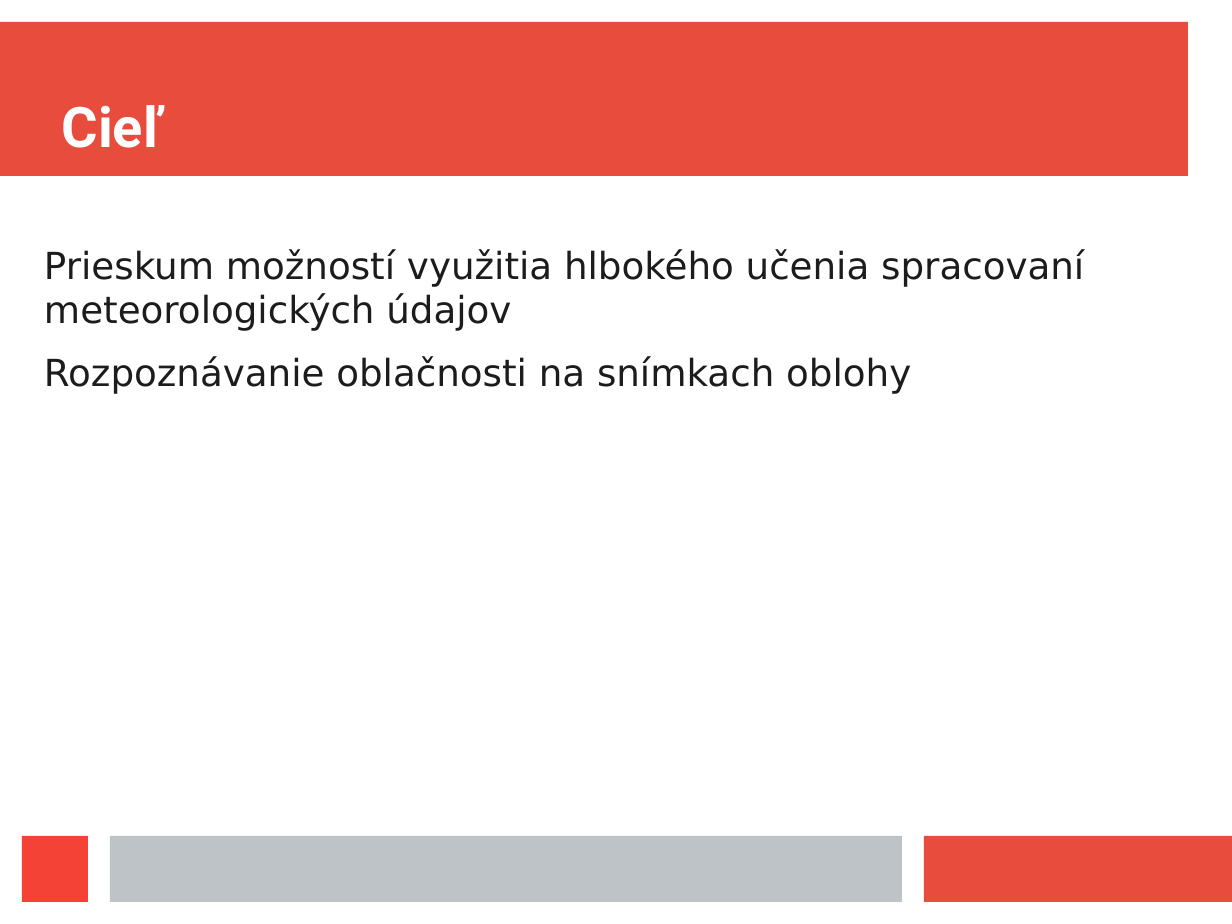
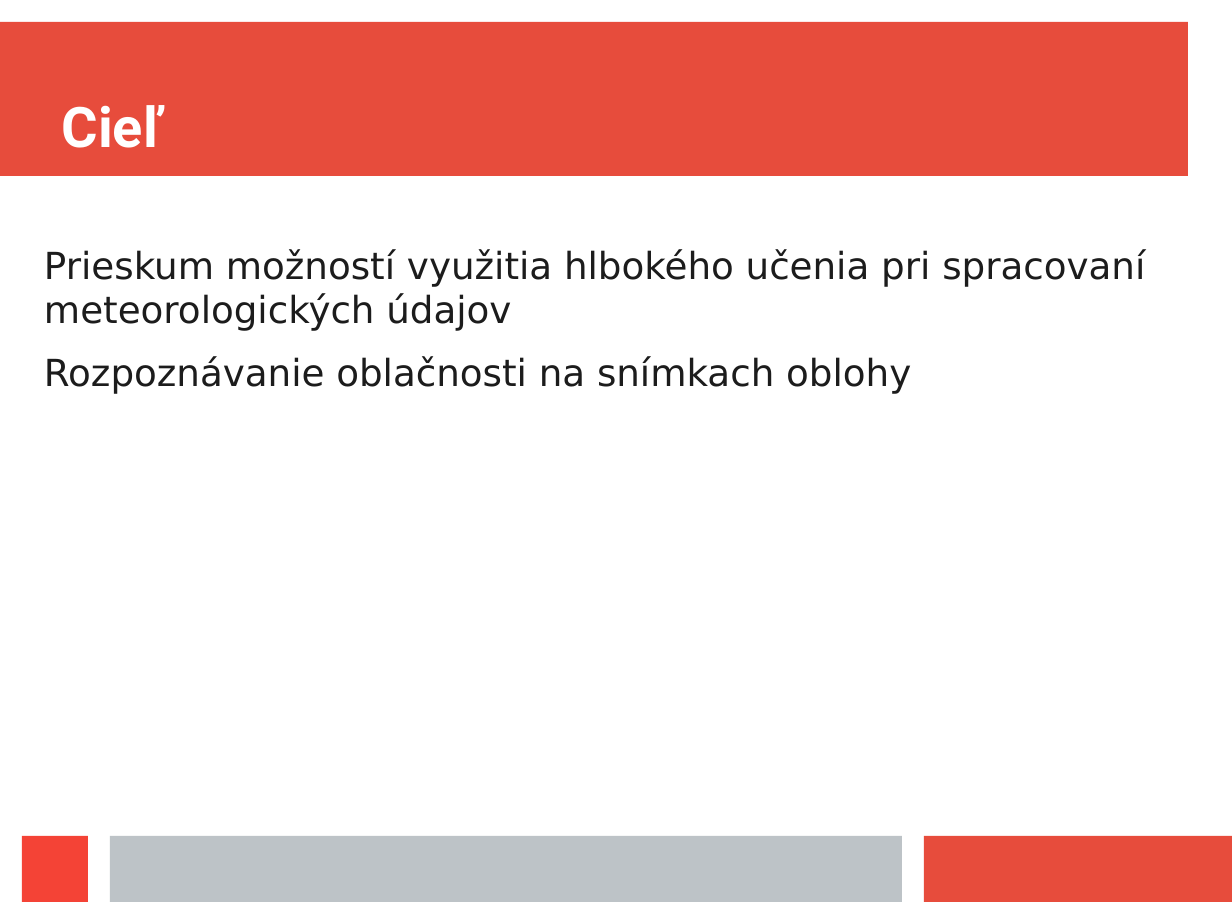
Before and after one commit to jurajmaslej/dipl, a slide deck: slide 2 of prezent.odp. Drawn at 1232x924 pixels with LibreOffice and Linux fonts; fonts in the diff are those of the drawing. Boxes give left, top, right and bottom in pixels: in the first picture for what was removed or moved away, otherwise in the second. Text is boxed around its words. In the diff, an @@ line names an element or a change of style, - is before the commit and + after.

```diff
--- a/prezent.odp
+++ b/prezent.odp
@@ text at box(44, 249, 1145, 331): text changed @@
-Prieskum možností využitia hlbokého učenia spracovaní meteorologických údajov
+Prieskum možností využitia hlbokého učenia pri spracovaní meteorologických údajov
```
Also in this commit, not shown: 5 other slides changed, 2 slides added, 1 other file.
